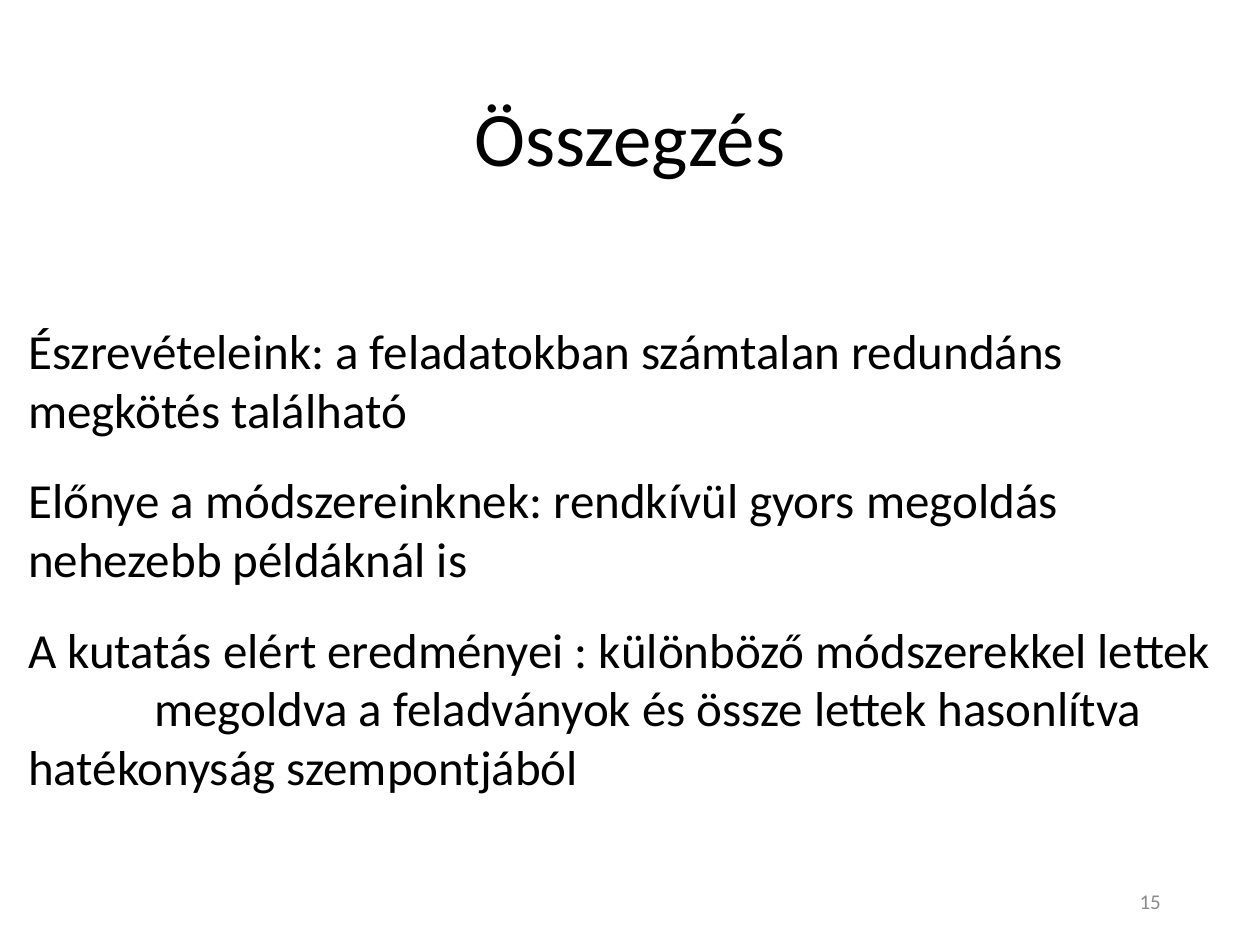
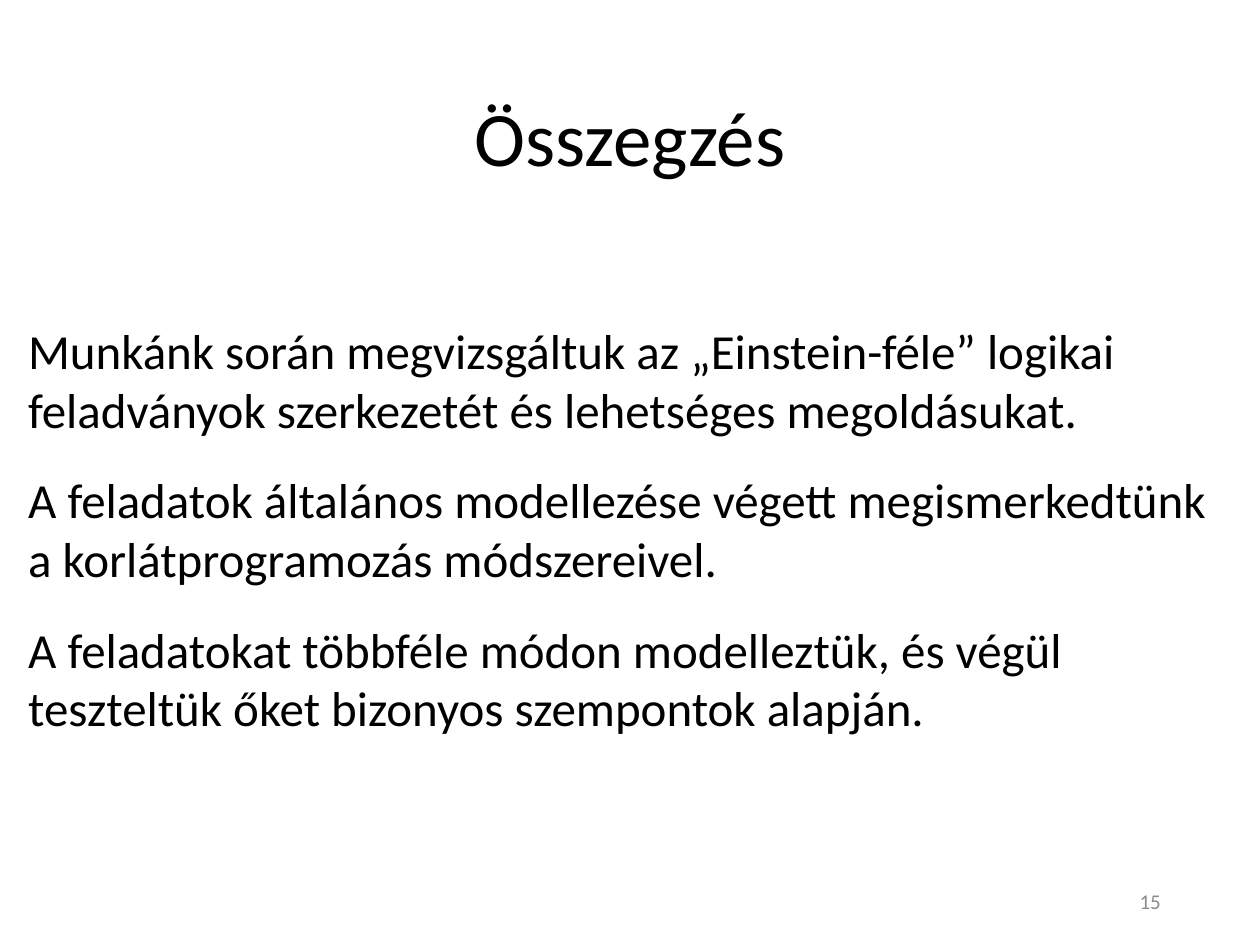
Before and after one commit to Teaching-projects/SZE-Peku221b, a slide deck: slide 15 of CP_Dolgozat/Előadás/Logikai feladványok megoldása korlátprogramozással.pptx. Drawn at 1260x945 pixels with LibreOffice and Linux fonts; fonts in the diff are those of the drawing. Boxes give left, top, right and bottom in pixels: in the first picture for what was removed or moved away, otherwise in the second. Text is boxed around its words. In the diff, an @@ line names an element or a change of style, - is before the commit and + after.

```diff
--- a/CP_Dolgozat/Előadás/Logikai feladványok megoldása korlátprogramozással.pptx
+++ b/CP_Dolgozat/Előadás/Logikai feladványok megoldása korlátprogramozással.pptx
@@ text at (28,334,1206,735): text changed @@
-Észrevételeink: a feladatokban számtalan redundáns megkötés található
-Előnye a módszereinknek: rendkívül gyors megoldás nehezebb példáknál is
-A kutatás elért eredményei : különböző módszerekkel lettek megoldva a feladványok és össze lettek hasonlítva hatékonyság szempontjából
+Munkánk során megvizsgáltuk az „Einstein-féle” logikai feladványok szerkezetét és lehetséges megoldásukat.
+A feladatok általános modellezése végett megismerkedtünk a korlátprogramozás módszereivel.
+A feladatokat többféle módon modelleztük, és végül teszteltük őket bizonyos szempontok alapján.
```
Also in this commit, not shown: 3 other slides changed, 1 slide added, 1 slide removed, 1 other file.
